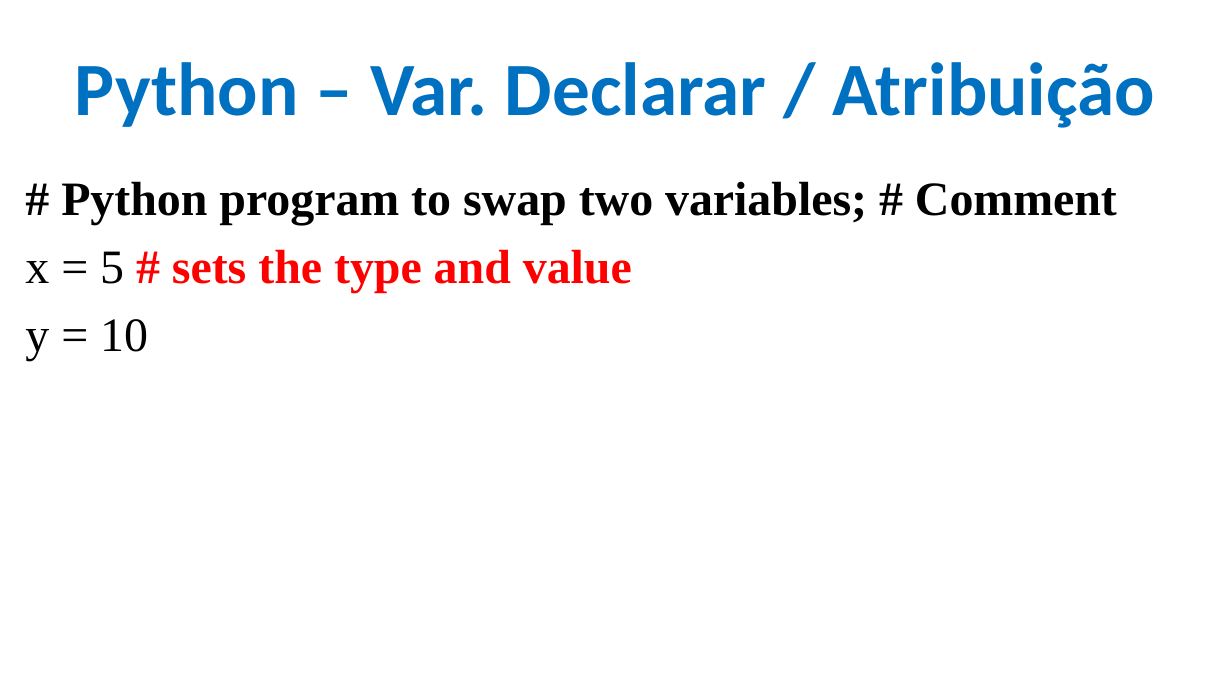
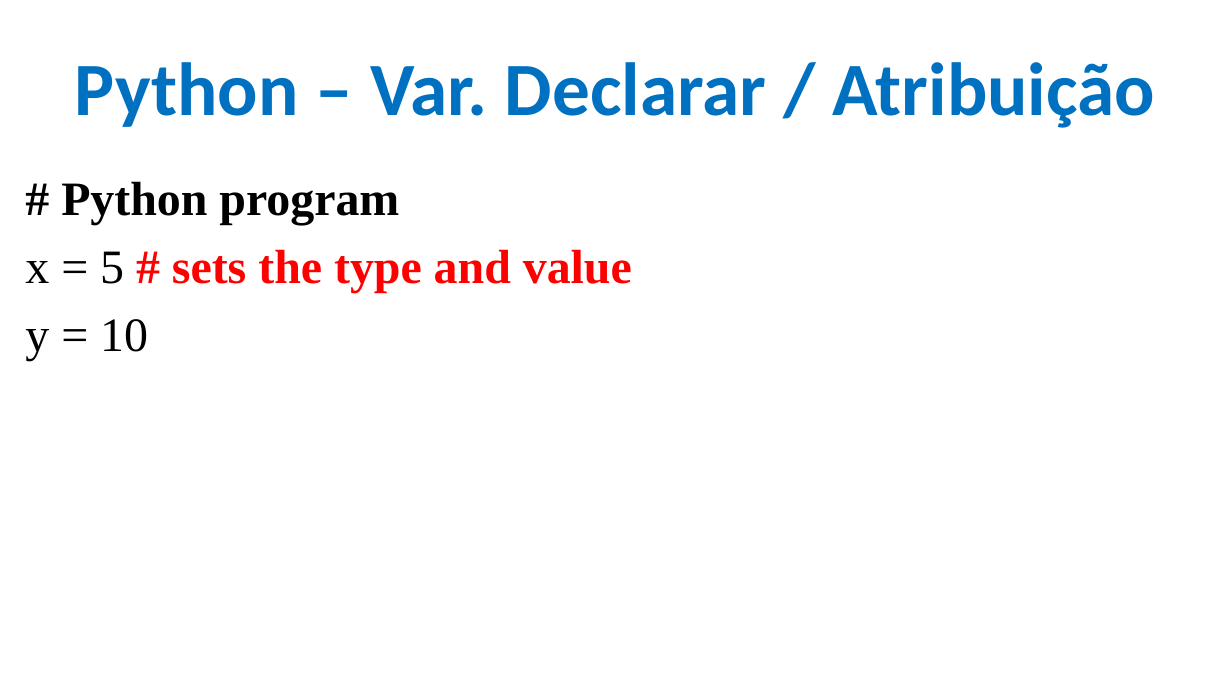
Before and after one commit to CloudEducationBrazil/WydenPythonParadigmas, a slide deck: slide 15 of 01 Classes/Curso de Férias Programação Python - 04Jul2022.pptx. Drawn at 1232x693 pixels with LibreOffice and Linux fonts; fonts in the diff are those of the drawing; background and template pictures are left out. Boxes give left, top, right and bottom in pixels: in the first picture for what was removed or moved away, otherwise in the second. Text is boxed around its words. In the diff, an @@ line names an element or a change of style, - is before the commit and + after.

Commit message:
alteração ppt aula curso de férias Python

```diff
--- a/01 Classes/Curso de Férias Programação Python - 04Jul2022.pptx
+++ b/01 Classes/Curso de Férias Programação Python - 04Jul2022.pptx
@@ text at <box>61,181,399,225</box>: text changed @@
-# Python program to swap two variables; # Comment
+# Python program
```
Also in this commit, not shown: 7 other slides changed.
